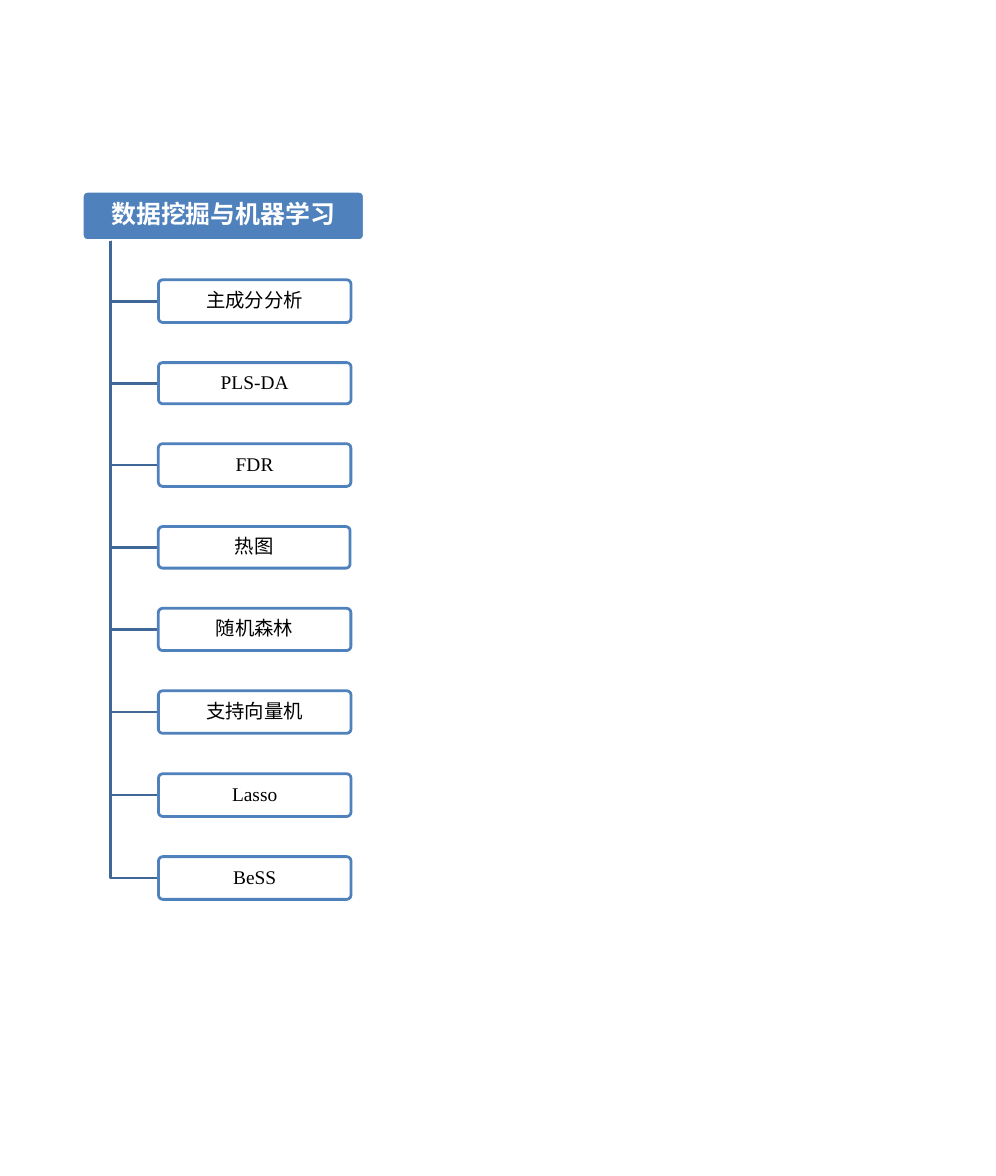
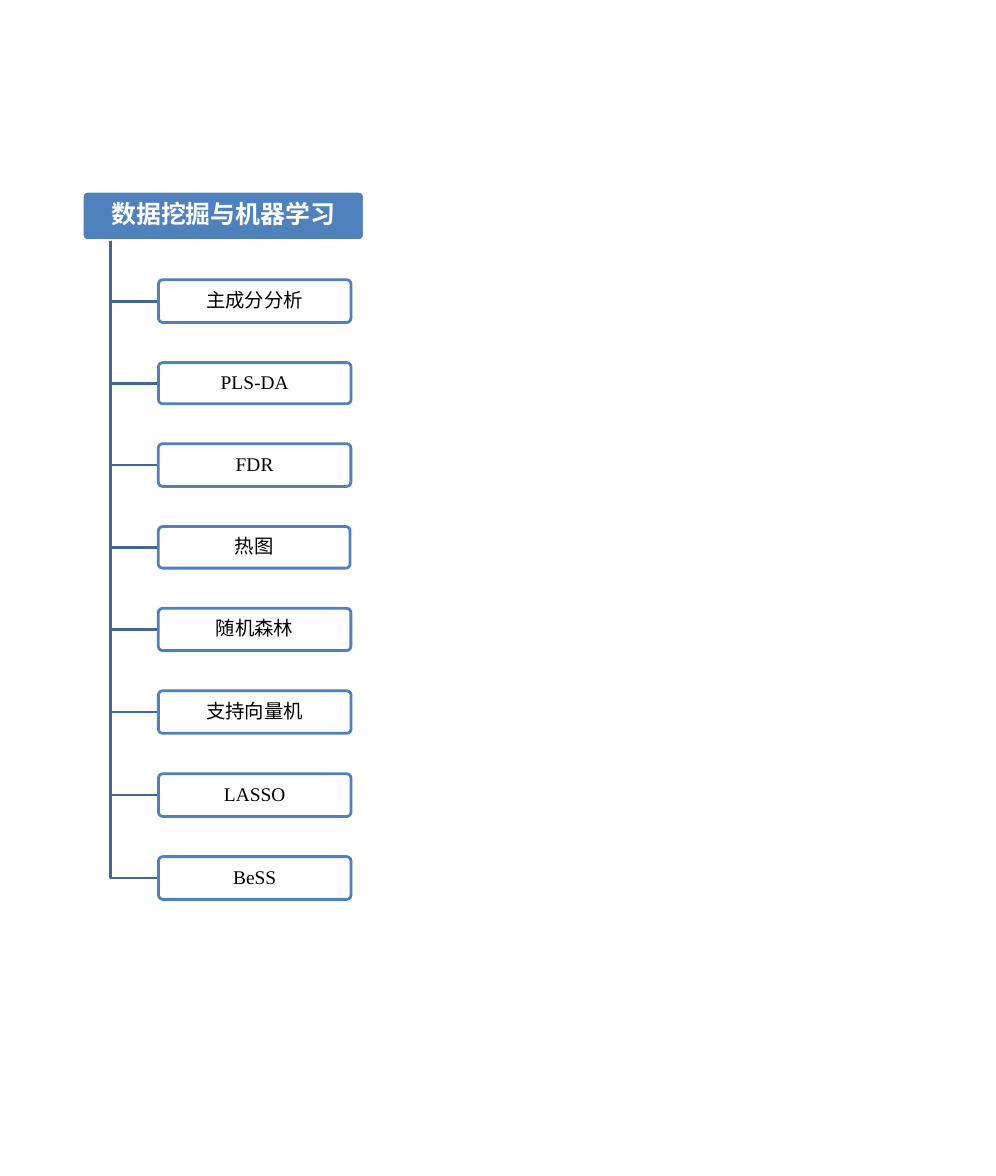
Before and after one commit to Baeyaron/Baeyaron.github.io, a slide deck: slide 3 of image/基础统计分析和高维图片.pptx. Drawn at 996x1176 pixels with LibreOffice and Linux fonts; fonts in the diff are those of the drawing. Boxes give left, top, right and bottom in pixels: in the first picture for what was removed or moved away, otherwise in the second. Text is boxed around its words. In the diff, an @@ line names an element or a change of style, - is before the commit and + after.

```diff
--- a/image/基础统计分析和高维图片.pptx
+++ b/image/基础统计分析和高维图片.pptx
@@ text at box(224, 788, 285, 802): text changed @@
-Lasso
+LASSO
```
Also in this commit, not shown: 1 other file.
